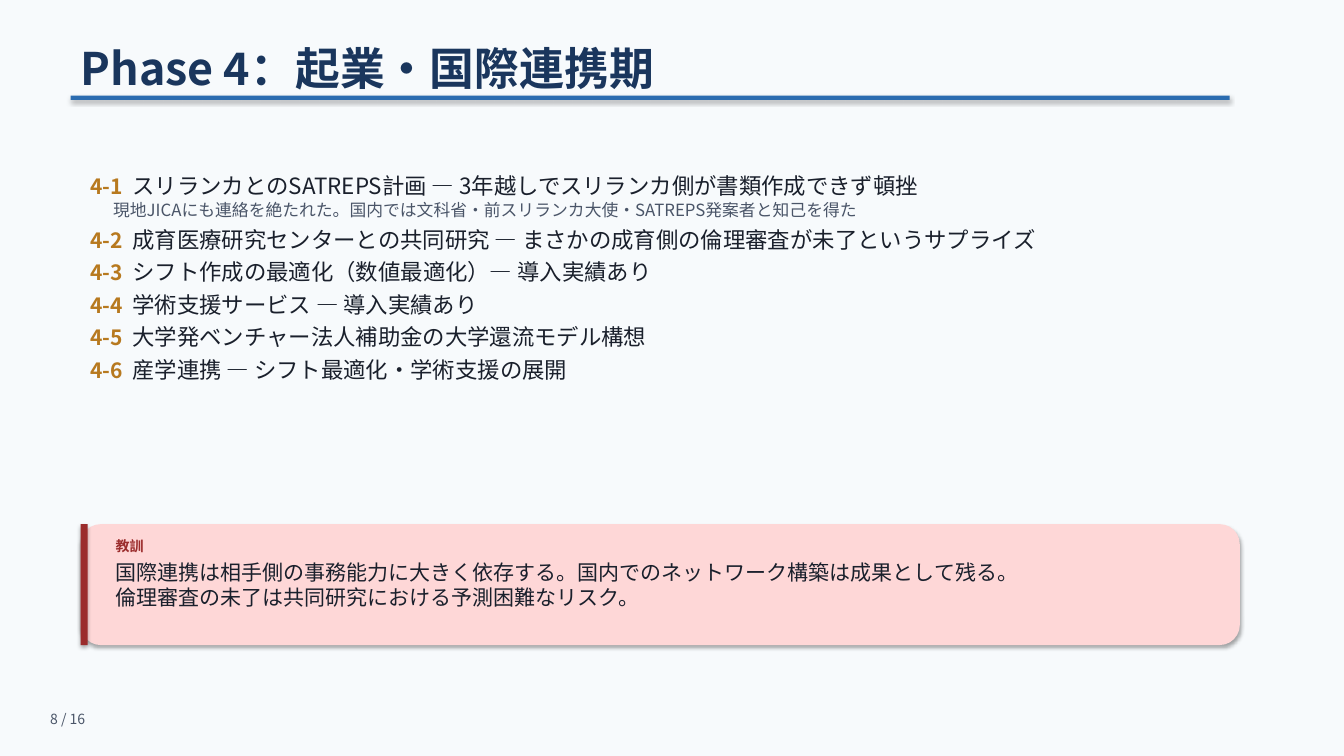
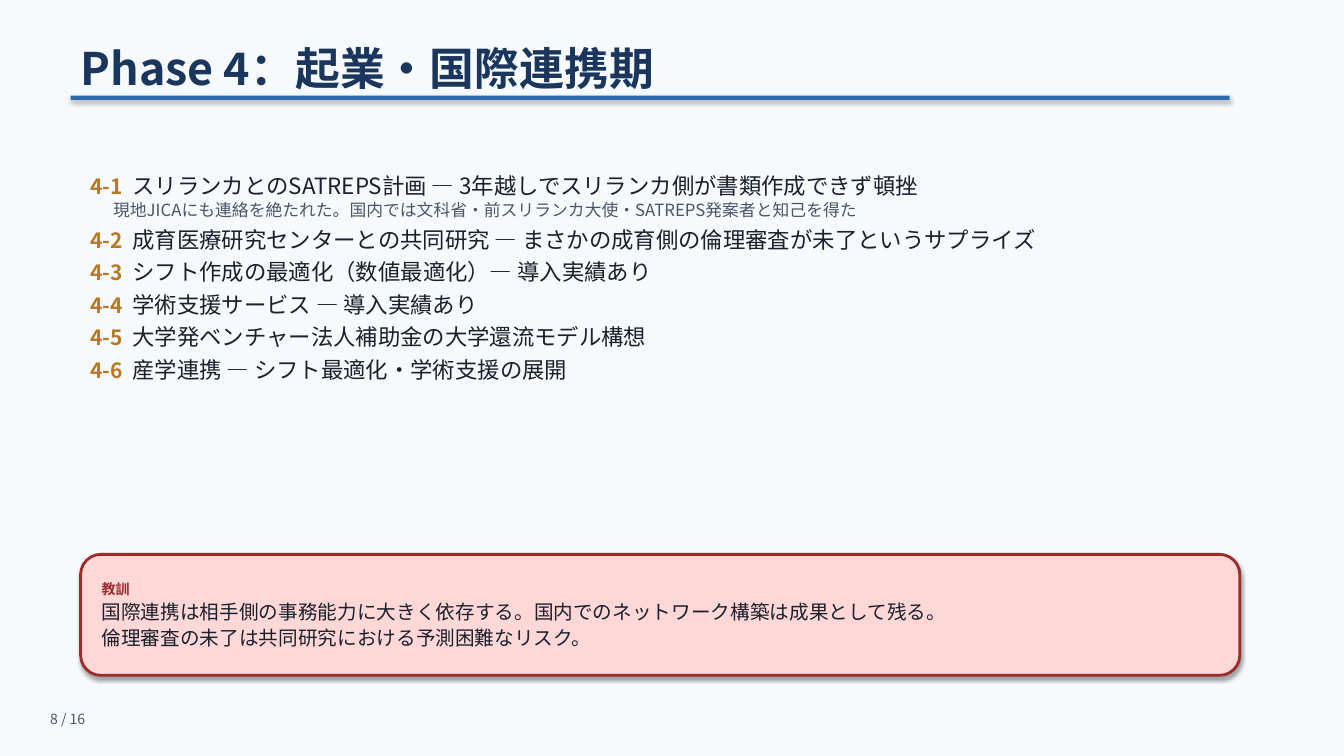
Before and after one commit to bougtoir/kotha-rct-decomposition, a slide deck: slide 8 of meeting-slides/meeting_slides.pptx. Drawn at 1344x756 pixels with LibreOffice and Linux fonts; fonts in the diff are those of the drawing. Boxes give left, top, right and bottom in pixels: in the first picture for what was removed or moved away, otherwise in the second. Text is boxed around its words. In the diff, an @@ line names an element or a change of style, - is before the commit and + after.

```diff
--- a/meeting-slides/meeting_slides.pptx
+++ b/meeting-slides/meeting_slides.pptx
@@ rounded rectangle removed at [81,524,1240,645] @@
@@ rectangle removed at [81,524,88,645] @@
@@ text removed at [116,537,144,555] @@
-教訓
@@ rounded rectangle "教訓": place and size @@
-rounded rectangle "教訓" at [116,562,1018,607]
+rounded rectangle "教訓" at [81,555,1240,676]
@@ rounded rectangle "教訓" at [81,555,1240,676]: vertical alignment top to middle; fill none to #FED7D7; outline none to #9B2C2C 2 pt; shadow on @@
@@ text in rounded rectangle at [102,580,130,598]: paragraph added @@
+教訓
@@ text in rounded rectangle at [102,602,947,647]: size 15 to 14 pt; more space between paragraphs @@
```
Also in this commit, not shown: 10 other slides changed, 1 other file.
